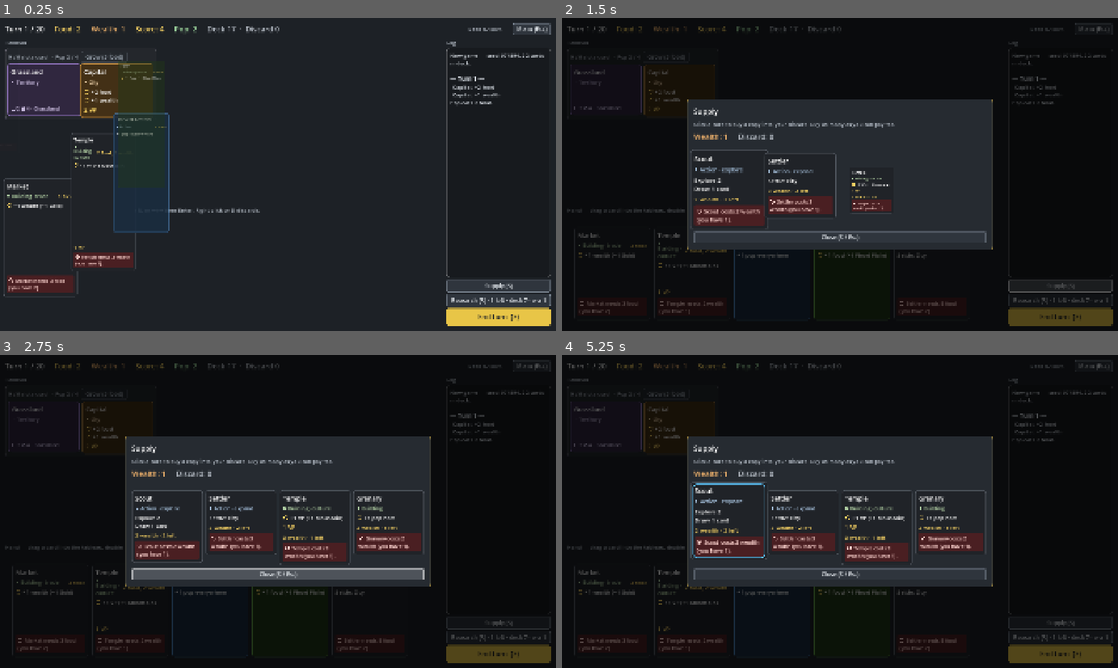
Above: before the commit, frames 1-4 (two rows, left to right).
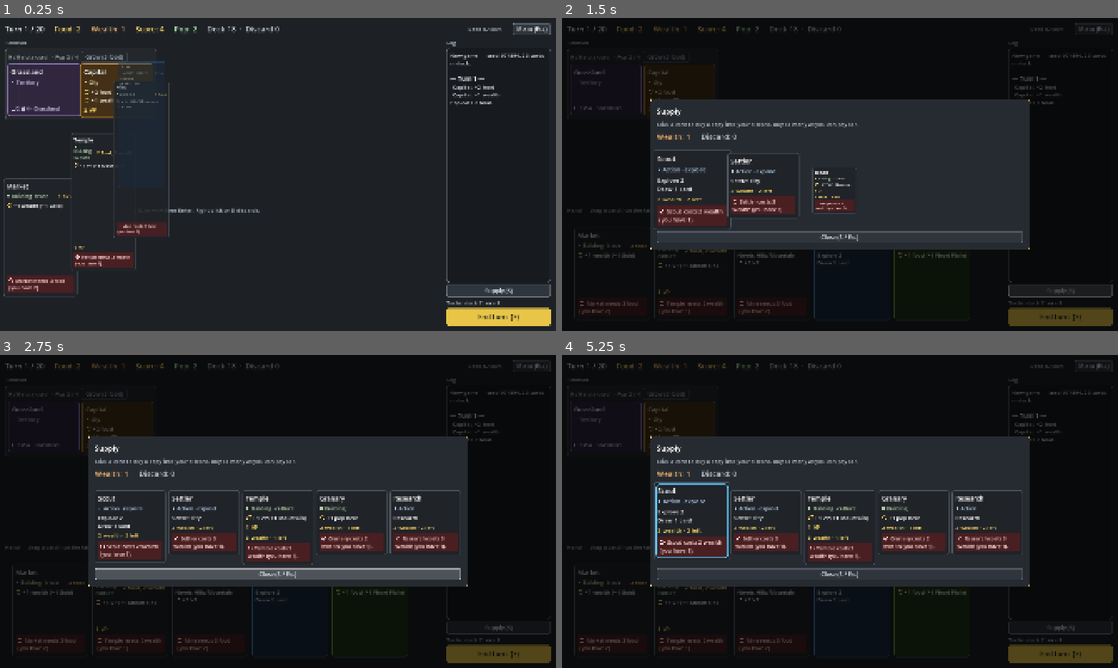
Above: after the commit, the same moments.

Repository: r888888888/4x-card-game
Game: Godot game, scene res://ui/main.tscn
The game is run twice, just before and just after one commit, with the same random seed, the same clock (stepped at 60 frames per second) and the same inputs.
Inputs (mouse positions are in pixels of both pictures, inside the frame that each line leads up to):
- Up to frame 1 (0.25 s): no input
- Up to frame 2 (1.5 s): tap Enter (ui_accept) at 0.5 s; drag from (606, 89) to (895, 105) at 0.52 s; click "Supply (S)" at 1.25 s
- Up to frame 3 (2.75 s): drag from (116, 426) to (250, 574) at 2.02 s
- Up to frame 4 (5.25 s): click "Research (R) · 1 left · deck …" (after the commit: "End turn (E)") at 2.75 s; click "End turn (E)" at 3.5 s; click "Menu (Esc)" at 4.25 s; tap Enter (ui_accept) at 5 s; move the mouse to (612, 611) at 5.02 s; hold Right (ui_right) from 5.03 s (still down); tap E at 5.1 s; click (612, 611) at 5.17 s

The runs differ from the first frame. In frame 1, 2.4% of the frame differs, in the area x 20-100%, y 2-92%; in frame 2, 10%; in frame 3, 12%; in frame 4, 12%, in the area x 15-100%, y 3-96%.

Commit message:
034: Research is a card that reveals techs; no free research each turn
Co-Authored-By: Claude Opus 5.5 <noreply@anthropic.com>

Diff:
--- a/data/cards.json
+++ b/data/cards.json
@@ -37,6 +37,11 @@
       "effects": [ { "op": "explore" }, { "op": "draw", "amount": 1 } ]
     },
     {
+      "id": "research", "name": "Research", "type": "action",
+      "cost": {}, "vp": 0, "tags": [],
+      "effects": [ { "op": "research" } ]
+    },
+    {
       "id": "forage", "name": "Forage", "type": "action",
       "cost": {}, "vp": 0, "tags": [],
       "effects": [ { "op": "gain", "resource": "food", "amount": 2 } ]
@@ -123,7 +128,7 @@
     {
       "id": "library", "name": "Library", "type": "building",
       "cost": { "food": 1, "wealth": 2 }, "vp": 1, "tags": [],
-      "effects": [ { "op": "research", "amount": 1, "trigger": "upkeep" } ]
+      "effects": [ { "op": "create", "card": "research", "zone": "discard" } ]
     },
     {
       "id": "pottery", "name": "Pottery", "type": "tech",
--- a/data/config.json
+++ b/data/config.json
@@ -26,13 +26,15 @@
     "mine": 2,
     "market": 1,
     "granary": 1,
-    "harvest_festival": 2
+    "harvest_festival": 2,
+    "research": 1
   },
   "supply": {
     "scout": { "price": 2, "count": 2 },
     "settler": { "price": 3, "count": 2 },
     "temple": { "price": 3, "count": 1 },
-    "granary": { "price": 2, "count": 1 }
+    "granary": { "price": 2, "count": 1 },
+    "research": { "price": 3, "count": 2 }
   },
   "research_deck": {
     "pottery": 1,
--- a/engine/effect.gd
+++ b/engine/effect.gd
@@ -68,6 +68,11 @@
 	return ""
 
 
+## Why a card with this effect can't be played right now, or "" if it can (e.g. nothing to research).
+func play_block_error(_engine: GameEngine) -> String:
+	return ""
+
+
 ## play_error when the effect needs a target and there is none.
 func no_target_error() -> String:
 	return "There is nothing to target."
--- a/engine/effects/research_effect.gd
+++ b/engine/effects/research_effect.gd
@@ -1,21 +1,25 @@
 extends Effect
-## { "op": "research", "amount": 1 }
-## Grants research actions for this turn (see GameEngine.research). On upkeep, a Library's extra research.
-
-var amount: int
+## { "op": "research" }
+## Reveals the top 2 techs of the research deck to buy one or decline (see GameEngine.reveal_techs).
+## Play only: the reveal opens a choice, which upkeep has no one to answer.
 
 
-func fields() -> Array[String]:
-	return ["amount"]
-
-
-func configure(data: Dictionary, _ctx: Dictionary, errors: Array[String]) -> void:
-	amount = read_int(data, "amount", errors, 1, 1)
+func configure(_data: Dictionary, _ctx: Dictionary, errors: Array[String]) -> void:
+	if trigger != "play":
+		errors.append("'research' only works on play (got trigger '%s')" % trigger)
 
 
 func apply(engine: GameEngine, source: CardInstance) -> void:
-	engine.add_research(amount, source)
+	engine.reveal_techs(source)
+
+
+func play_block_error(engine: GameEngine) -> String:
+	return engine.reveal_techs_error()
 
 
 func describe(_card_db: Dictionary) -> String:
-	return "+%d research" % amount
+	return "Research"
+
+
+func describe_long(_card_db: Dictionary) -> String:
+	return "Research: reveal 2 techs, buy 1 or decline"
--- a/engine/game_engine.gd
+++ b/engine/game_engine.gd
@@ -30,7 +30,6 @@
 var log_lines: Array[String] = []
 var play_target := -1  # target uid of the card being played; -1 outside play_card
 var pending_choice: Dictionary = {}  # {options: Array[int], source: CardInstance}; empty = none
-var _research_left := 0  # research actions left this turn
 var _era := 1  # the highest era of techs added to the research deck
 var _eras_added: Array[int] = []  # eras add_era has already shuffled in
 var _discard_left := 0  # cards still to discard before the turn can end; 0 = none pending
@@ -135,11 +134,6 @@
 	return total
 
 
-## Research actions left this turn.
-func research_left() -> int:
-	return _research_left
-
-
 ## The uids of the revealed techs waiting to be bought or declined, top first; [] when none is open.
 func research_options() -> Array[int]:
 	var out: Array[int] = []
@@ -158,13 +152,8 @@
 	return config.get("era_unlocks", {})
 
 
-## Why research can't start right now, or "" if it can.
-func research_error() -> String:
-	var busy := _busy_error()
-	if busy != "":
-		return busy
-	if _research_left <= 0:
-		return "No research left this turn."
+## Why reveal_techs has nothing to reveal, or "" if it has (the research deck or a future era).
+func reveal_techs_error() -> String:
 	if zone("research_deck").is_empty() and zone("future_techs").is_empty():
 		return "The research deck is empty."
 	return ""
@@ -249,6 +238,11 @@
 		var have: int = resources.get(r, 0)
 		if have < need:
 			return "%s needs %d %s (you have %d)." % [card.def.name, need, r, have]
+	for effect in card.def.effects:
+		if effect.trigger == "play":
+			var blocked := effect.play_block_error(self)
+			if blocked != "":
+				return blocked
 	if not _needs_target(card):
 		return ""
 	var targets := valid_targets(uid)
@@ -347,7 +341,6 @@
 	is_over = false
 	pending_choice = {}
 	_discard_left = 0
-	_research_left = 0
 	_era = 1
 	_eras_added = []
 	_supply = {}
@@ -442,12 +435,12 @@
 	return true
 
 
-## Spends a research action to reveal the top 2 techs (or the last one) of the research deck. The
-## player then calls buy_tech or decline_research. False (and no change) if research_error says no.
-func research() -> bool:
-	if research_error() != "":
-		return false
-	_research_left -= 1
+## Reveals the top 2 techs (or the last one) of the research deck, adding the lowest future era first
+## when it is empty. The player then calls buy_tech or decline_research. Does nothing if
+## reveal_techs_error says there is nothing to reveal. source is the card that researched.
+func reveal_techs(_source: CardInstance) -> void:
+	if reveal_techs_error() != "":
+		return
 	var deck := zone("research_deck")
 	if deck.is_empty():
 		add_era(_lowest_future_era())
@@ -455,9 +448,7 @@
 		if deck.is_empty():
 			break
 		zone("research_reveal").add(deck.take_top())
-	_log("Researching: %s." % ", ".join(PackedStringArray(zone("research_reveal").cards.map(func(c): return c.def.name))))
-	changed.emit()
-	return true
+	_log("  Researching: %s." % ", ".join(PackedStringArray(zone("research_reveal").cards.map(func(c): return c.def.name))))
 
 
 ## Pays for revealed tech uid, moves it to the researched row and resolves its play effects. The other
@@ -632,12 +623,6 @@
 	_log("  %s: +%d pop on %s" % [source.def.name, added, territory.def.name])
 
 
-## Adds amount research actions to this turn.
-func add_research(amount: int, source: CardInstance) -> void:
-	_research_left += amount
-	_log("  %s: +%d research" % [source.def.name, amount])
-
-
 ## Shuffles the era-n techs waiting in future_techs into the research deck. Does nothing if era n was
 ## already added. source is the card that added it (null when the empty research deck did).
 func add_era(n: int, source: CardInstance = null) -> void:
@@ -737,7 +722,6 @@
 func _start_turn() -> void:
 	turn += 1
 	_log("— Turn %d —" % turn)
-	_research_left = 1
 	var working := zone("tableau").cards.filter(func(c): return not is_idle(c.uid)) + zone("researched").cards
 	for card in working:
 		_resolve(card, "upkeep")
--- a/tests/test_content.gd
+++ b/tests/test_content.gd
@@ -19,7 +19,7 @@
 
 ## Plays one scripted game: resolve any pending choice with its first option, buy the cheapest
 ## revealed tech it can afford (or decline), otherwise play the first hand card that can be played
-## (on its first valid target; a Research card reveals techs), otherwise discard the hand (dead cards
+## (on its first valid target; Research cards last), otherwise discard the hand (dead cards
 ## never cycle otherwise, backlog 024) and end the turn.
 func play_scripted_game(e: GameEngine) -> void:
 	var steps := 0
@@ -32,7 +32,9 @@
 			buy_cheapest_tech(e)
 			continue
 		var played := false
-		for card in e.zone("hand").cards.duplicate():
+		var hand := e.zone("hand").cards.duplicate()
+		hand.sort_custom(func(a, b): return a.def.id != "research" and b.def.id == "research")  # research last, as before 034
+		for card in hand:
 			var targets := e.valid_targets(card.uid)
 			var target: int = targets[0] if e.needs_target(card.uid) and not targets.is_empty() else -1
 			if e.play_error(card.uid, target) == "":
--- a/ui/main.gd
+++ b/ui/main.gd
@@ -40,7 +40,7 @@
 var _research_row: HBoxContainer  # the revealed techs, inside _research_overlay
 var _researched_section: Control  # the researched techs' heading and row, hidden while it is empty
 var _researched: HBoxContainer
-var _research_button: Button
+var _research_info: Label  # research deck count, era and lost techs; research itself is a card (034)
 var _supply_button: Button  # "Supply (S)", hidden when the config has no supply
 var _supply_overlay: Control  # the supply screen: dims the board, shows one card per pile
 var _supply_row: HBoxContainer  # slots for the pile cards, in config order
@@ -123,8 +123,6 @@
 	elif event.keycode == KEY_E and not event.echo:
 		if not e.is_over and e.pending_choice.is_empty():
 			e.end_turn()
-	elif event.keycode == KEY_R and not event.echo:
-		e.research()
 	elif event.keycode == KEY_D and not event.echo:
 		if _focused != null and is_instance_valid(_focused) and _focused.in_hand:
 			_on_discard_requested(_focused)
@@ -708,16 +706,13 @@
 	_researched_section.visible = not researched.is_empty()
 	_choice_overlay.visible = not e.pending_choice.is_empty()
 	_research_overlay.visible = not techs.is_empty()
-	var research_error := e.research_error()
-	_research_button.text = "Research (R) · %d left · deck %d · era %d" % [e.research_left(), e.zone("research_deck").size(), e.era()]
+	_research_info.text = "Techs: deck %d · era %d" % [e.zone("research_deck").size(), e.era()]
 	if not e.zone("lost_techs").is_empty():
-		_research_button.text += " · lost %d" % e.zone("lost_techs").size()
-	_research_button.disabled = research_error != ""
+		_research_info.text += " · lost %d" % e.zone("lost_techs").size()
 	var tip_lines := _era_unlock_lines()
-	if research_error != "":
-		tip_lines.push_front(research_error)
-	_research_button.tooltip_text = "\n".join(tip_lines)
-	_research_button.visible = e.config.research_deck.size() > 0
+	tip_lines.push_front("Play a Research card to reveal 2 techs.")
+	_research_info.tooltip_text = "\n".join(tip_lines)
+	_research_info.visible = e.config.research_deck.size() > 0
 	_refresh_supply()
 	_animate_outcome()
 	_sync_card_focus()
@@ -1192,9 +1187,9 @@
 	_supply_button.custom_minimum_size.y = 44
 	_supply_button.hide()
 	side_col.add_child(_supply_button)
-	_research_button = _button("Research (R)", func(): Game.engine.research())
-	_research_button.custom_minimum_size.y = 44
-	side_col.add_child(_research_button)
+	_research_info = _heading("")
+	_research_info.mouse_filter = Control.MOUSE_FILTER_STOP  # so its tooltip shows
+	side_col.add_child(_research_info)
 	_end_turn_button = _button("End turn  (E)", func(): Game.engine.end_turn())
 	_end_turn_button.custom_minimum_size.y = 60
 	_end_turn_button.add_theme_font_size_override("font_size", 24)
Not shown, changed: docs/backlog/034-research-card.md
